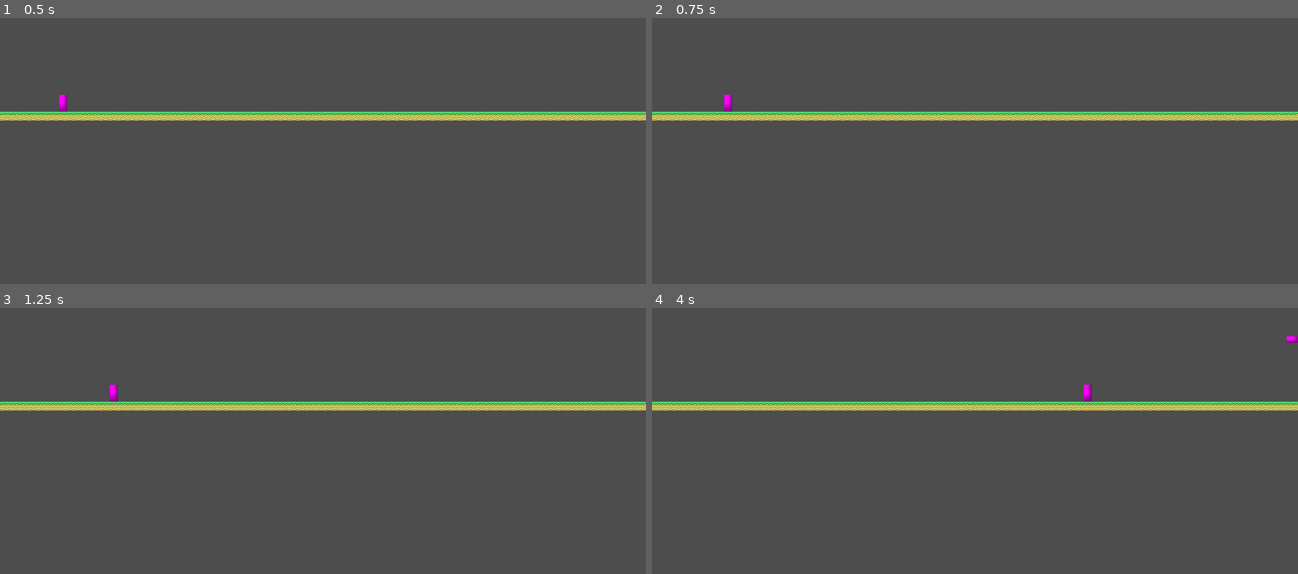
Above: before the commit, frames 1-4 (two rows, left to right).
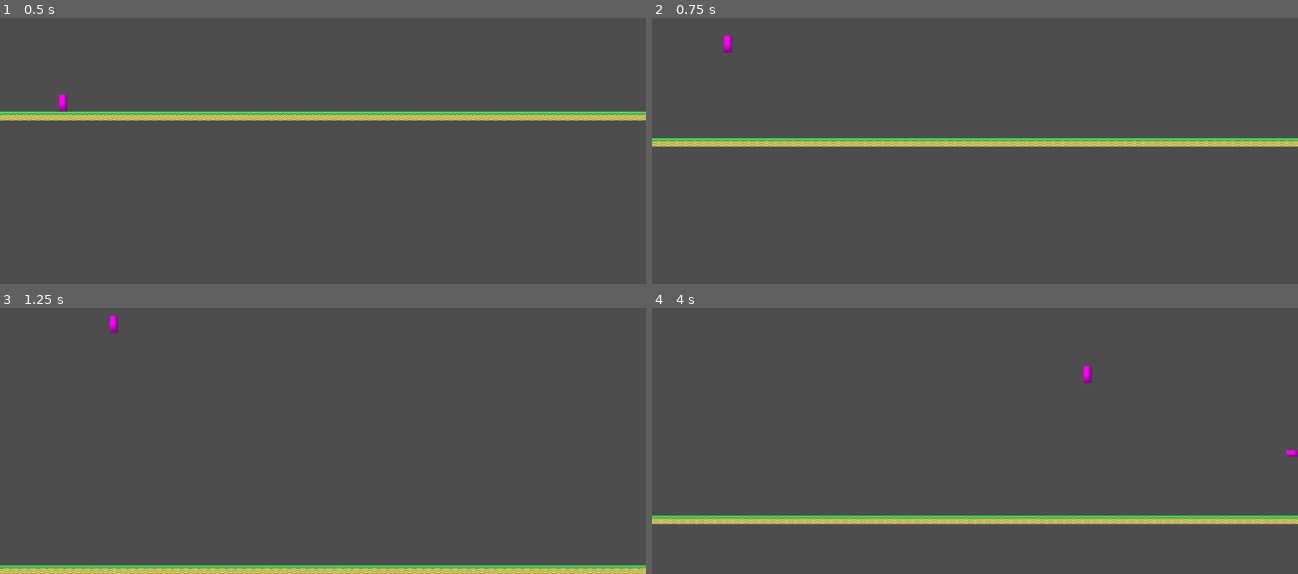
Above: after the commit, the same moments.

Repository: zhao1306/Antigame-Platformer
Game: Godot game, scene res://node_2d.tscn
Two runs of this game, one before a commit and one after it. Both use one fixed random seed, a clock stepped at 60 frames per second and the inputs below.
Inputs:
- Up to frame 1 (0.5 s): no input
- Up to frame 2 (0.75 s): tap Enter (ui_accept) at 0.5 s; hold Right (ui_right) from 0.53 s (still down); tap J at 0.6 s
- Up to frame 3 (1.25 s): keep holding Right (ui_right); tap Enter (ui_accept) at 0.77 s
- Up to frame 4 (4 s): tap K at 1.35, 2.85 s; tap Enter (ui_accept) at 1.52, 2, 3.02, 3.77 s; release Right (ui_right) at 2.03 s; hold Left (ui_left) 2.03-2.78 s; tap J at 2.1, 3.6 s; hold Right (ui_right) from 2.78 s (still down)

Frame 1 is identical in both runs. In frame 2, 6.8% of the frame differs, in the area x 0-100%, y 6-49%; in frame 3, 6.8%; in frame 4, 7.2%, in the area x 0-100%, y 10-82%.

Commit message:
buggy jump 2

Diff:
--- a/player.gd
+++ b/player.gd
@@ -195,24 +195,31 @@
 		applied_terminal_velocity = terminal_velocity
 
 	# --- Jumping (as acceleration) ---
-	# Jump is a continuous acceleration applied while jump key is held
-	# This acceleration scales with time_scale (like all accelerations)
+	# Jump has two parts:
+	# 1. Initial velocity boost (scaled by sqrt(time_scale) for consistent height)
+	# 2. Continuous acceleration while held (scales with time_scale)
 
 	# Check if we can start a jump (must be on floor)
 	if jump_tap and is_on_floor() and jump_count > 0:
 		is_jumping = true
 		jump_count = 0
-		print("Jump started!")
+
+		# Give initial velocity boost to get off the ground
+		# Scale by sqrt(time_scale) so jump height is consistent across time states
+		# This compensates for gravity scaling with time_scale
+		var initial_jump_velocity = sqrt(2.0 * gravity_scale * jump_height) * sqrt(time_scale)
+		velocity.y = -initial_jump_velocity
+		print("Jump started! Initial velocity: ", -initial_jump_velocity, " (time_scale: ", time_scale, ")")
 
 	# Apply jump acceleration while jump key is held
-	# Only apply while ascending (velocity.y <= 0) to prevent jumping while falling
-	if is_jumping and jump_hold and velocity.y <= 0:
+	# Only apply while ascending (velocity.y < 0) to prevent jumping while falling
+	if is_jumping and jump_hold and velocity.y < 0:
 		# Apply jump acceleration (scales with time_scale)
 		# Net acceleration = jump_acceleration - gravity (both scale with time_scale)
 		velocity.y -= jump_acceleration * scaled_delta
 
 	# Stop jumping when jump key is released or we start falling
-	if jump_release or velocity.y > 0:
+	if jump_release or velocity.y >= 0:
 		is_jumping = false
 
 	# Reset jump count when on floor
